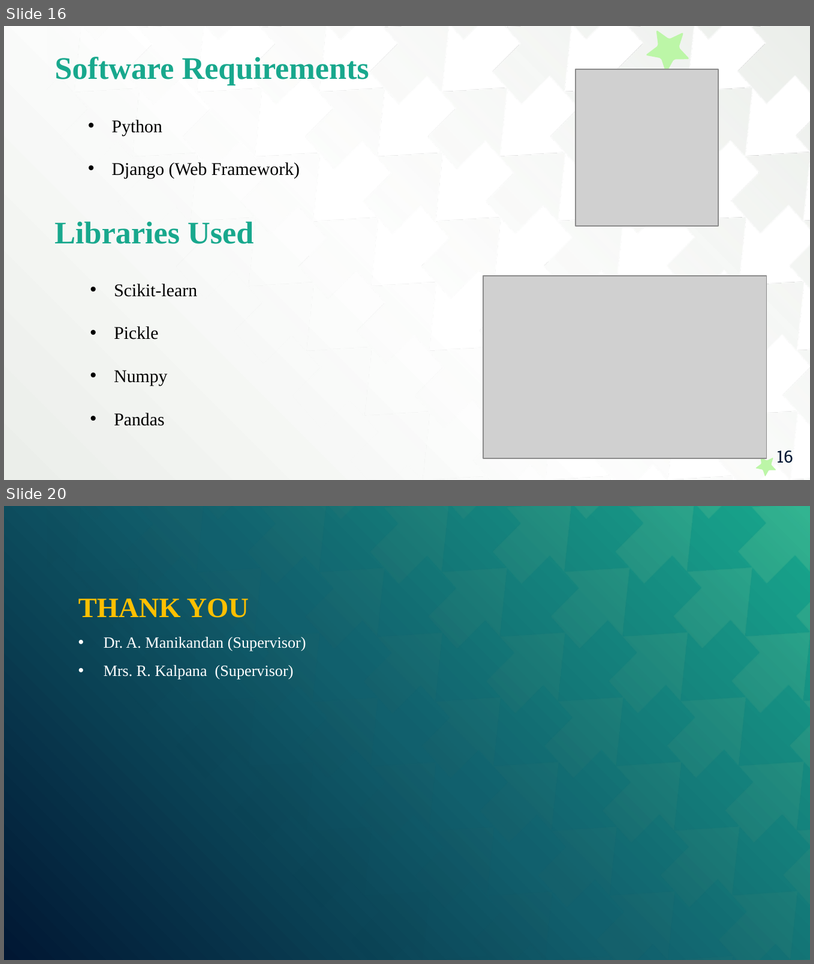
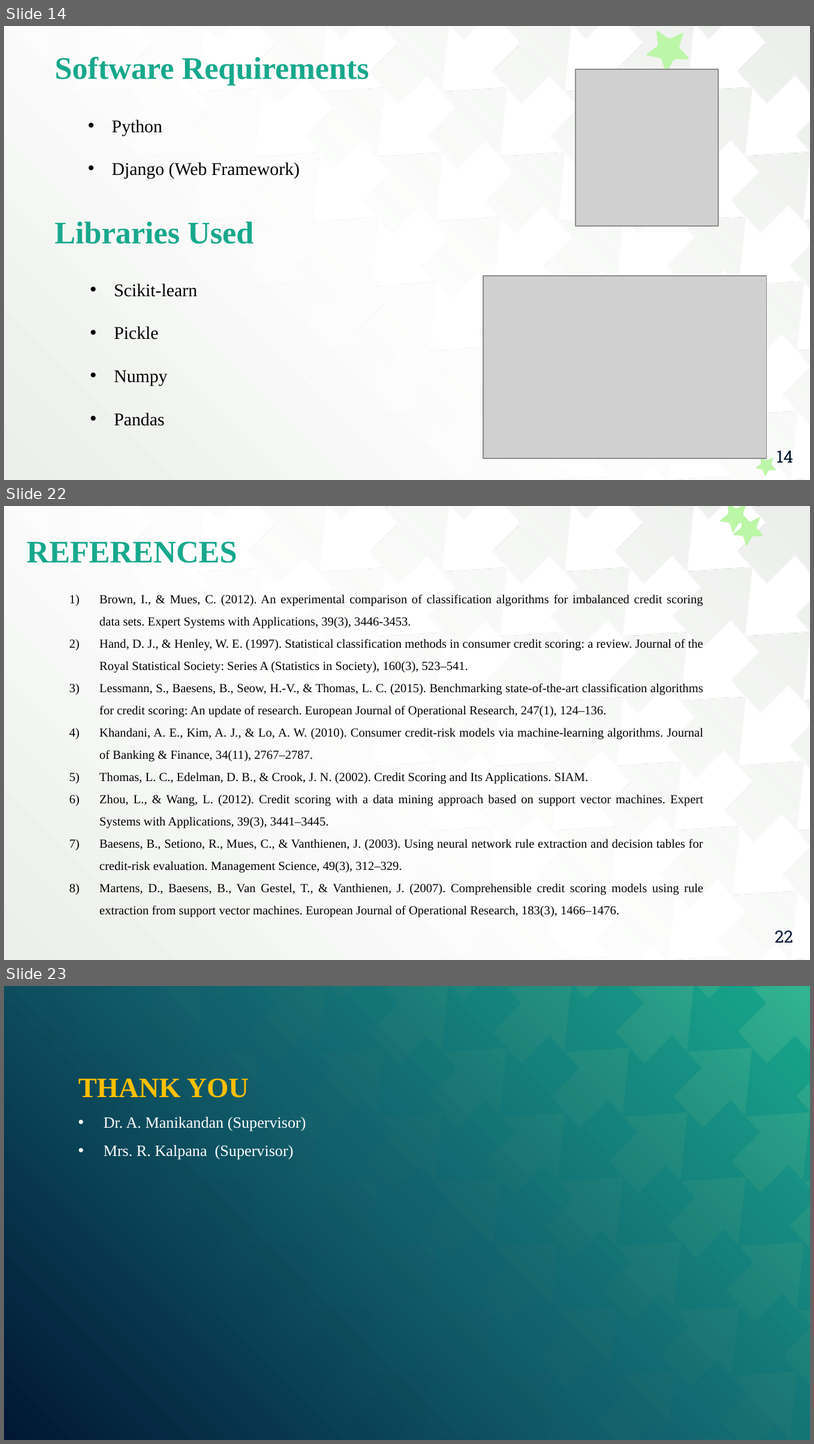
Before and after one commit to ThanigaivelGanapathi/ML-Mini-Project, a slide deck: College Report PPT.pptx. Shown one above the other, each under a label of ours: slides 16 and 20 before the commit, slides 14, 22 and 23 after it; the slides between them are not shown. The pictures are 814x964 and 814x1444 pixels, drawn with LibreOffice and Linux fonts; fonts in the diff are those of the drawing; grey boxes stand for pictures; background and template pictures are left out. Boxes give left, top, right and bottom in pixels: in the first picture for what was removed or moved away, otherwise in the second. Text is boxed around its words. In the diff, an @@ line names an element or a change of style, - is before the commit and + after.

```diff
--- a/College Report PPT.pptx
+++ b/College Report PPT.pptx
@@ slide 22 added at bbox=[4, 506, 810, 960], background gradient #FFFFFF to #EBEEEA; not listed: 1 template element that a slide beside it also shows @@
@@ freeform shape added at bbox=[716, 506, 758, 537], fill #BCF6A7 @@
@@ freeform shape added at bbox=[729, 508, 771, 549], fill #BCF6A7 @@
@@ title added at bbox=[27, 541, 237, 563], 28 pt, text #18A88D, bold @@
+REFERENCES
@@ text added at bbox=[99, 594, 704, 917], 11 pt, text #000000 @@
+1) Brown, I., & Mues, C. (2012). An experimental comparison of classification algorithms for imbalanced credit scoring data sets. Expert Systems with Applications, 39(3), 3446-3453.
+2) Hand, D. J., & Henley, W. E. (1997). Statistical classification methods in consumer credit scoring: a review. Journal of the Royal Statistical Society: Series A (Statistics in Society), 160(3), 523–541.
+3) Lessmann, S., Baesens, B., Seow, H.-V., & Thomas, L. C. (2015). Benchmarking state-of-the-art classification algorithms for credit scoring: An update of research. European Journal of Operational Research, 247(1), 124–136.
+4) Khandani, A. E., Kim, A. J., & Lo, A. W. (2010). Consumer credit-risk models via machine-learning algorithms. Journal of Banking & Finance, 34(11), 2767–2787.
+5) Thomas, L. C., Edelman, D. B., & Crook, J. N. (2002). Credit Scoring and Its Applications. SIAM.
+6) Zhou, L., & Wang, L. (2012). Credit scoring with a data mining approach based on support vector machines. Expert Systems with Applications, 39(3), 3441–3445.
+7) Baesens, B., Setiono, R., Mues, C., & Vanthienen, J. (2003). Using neural network rule extraction and decision tables for credit-risk evaluation. Management Science, 49(3), 312–329.
+8) Martens, D., Baesens, B., Van Gestel, T., & Vanthienen, J. (2007). Comprehensible credit scoring models using rule extraction from support vector machines. European Journal of Operational Research, 183(3), 1466–1476.
@@ page number added at bbox=[775, 930, 794, 942], 15 pt, text #011733 @@
+22
@@ what was slide 16 is now slide 14 @@
@@ page number at bbox=[777, 450, 794, 462]: text changed @@
-16
+14
@@ what was slide 20 is now slide 23 @@
```
Also in this commit, not shown: 5 slides changed, 10 other slides added, 8 slides removed.
